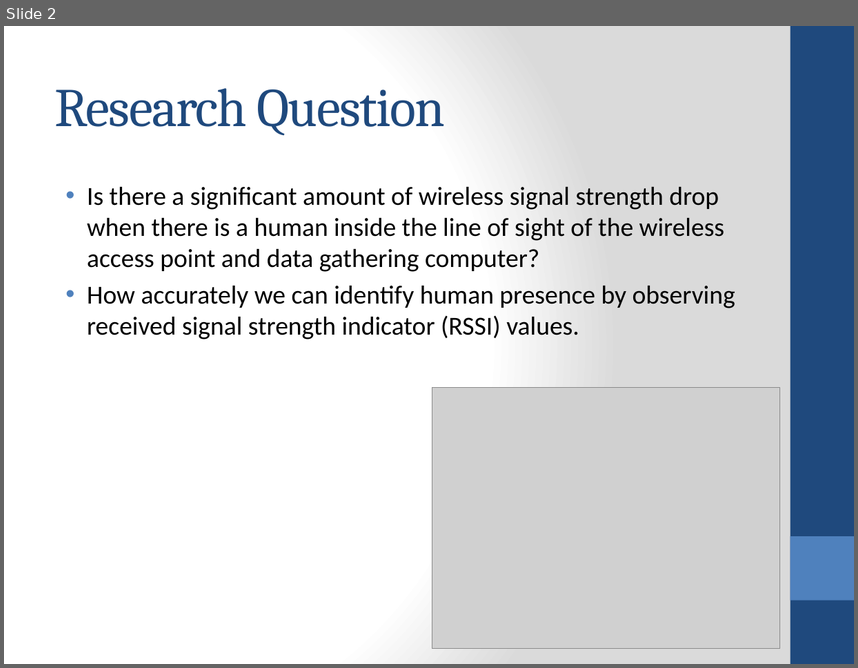
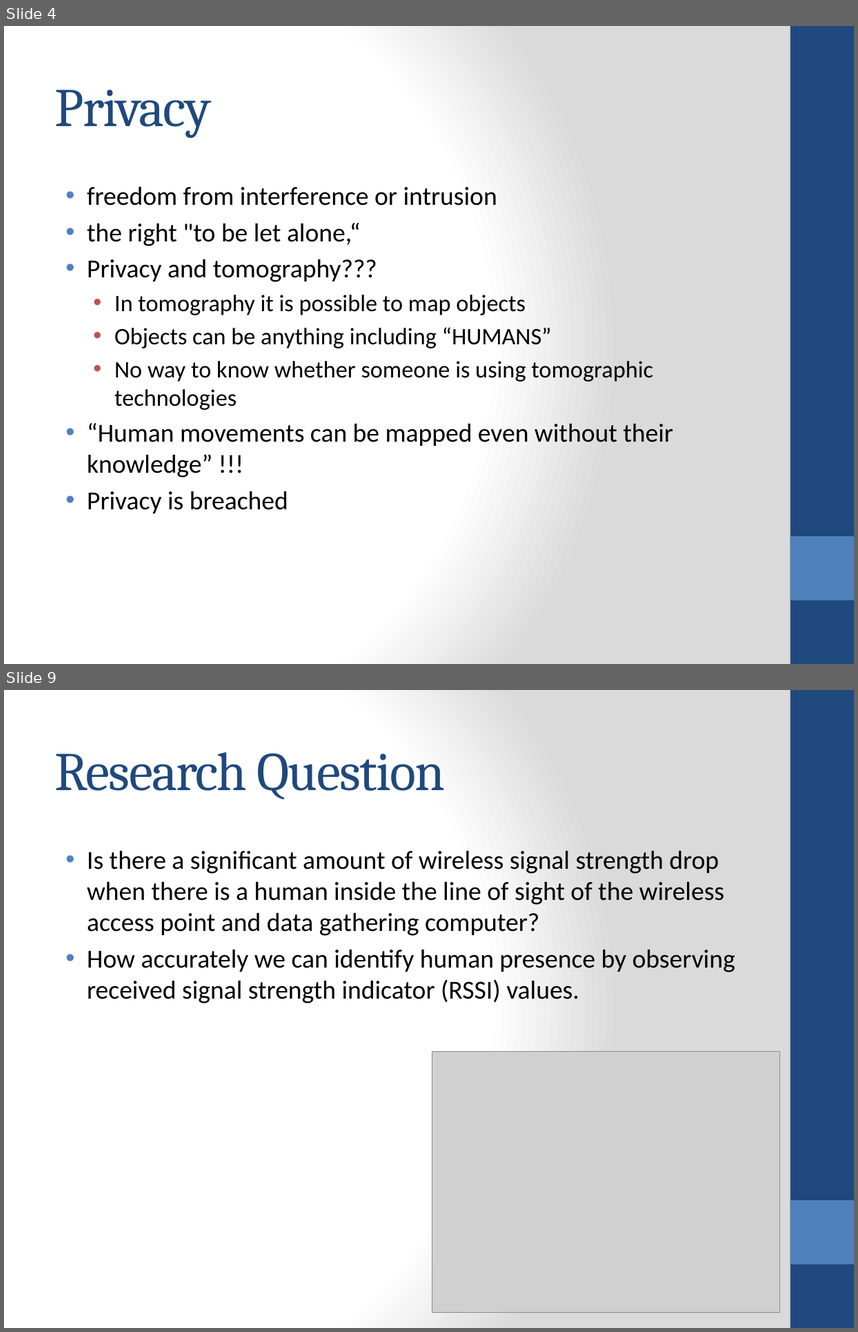
Before and after one commit to jithendra89/research, a slide deck: presentations/interim-final.pptx. Shown one above the other, each under a label of ours: slide 2 before the commit, slides 4 and 9 after it; the slides between them are not shown. The pictures are 858x668 and 858x1332 pixels, drawn with LibreOffice and Linux fonts; fonts in the diff are those of the drawing; grey boxes stand for pictures. Boxes give left, top, right and bottom in pixels: in the first picture for what was removed or moved away, otherwise in the second. Text is boxed around its words. In the diff, an @@ line names an element or a change of style, - is before the commit and + after.

```diff
--- a/presentations/interim-final.pptx
+++ b/presentations/interim-final.pptx
@@ slide 4 added at box(4, 26, 854, 664), background gradient #FFFFFF to #DADADA; not listed: 2 template elements that a slide beside it also shows @@
@@ title added at box(55, 89, 211, 138), 46 pt, text #1F497D @@
+Privacy
@@ text added at box(87, 187, 673, 513), 22 pt, text #000000 @@
+• freedom from interference or intrusion
+• the right "to be let alone,“
+• Privacy and tomography???
+  • In tomography it is possible to map objects
+  • Objects can be anything including “HUMANS”
+  • No way to know whether someone is using tomographic technologies
+• “Human movements can be mapped even without their knowledge” !!!
+• Privacy is breached
@@ what was slide 2 is now slide 9 @@
```
Also in this commit, not shown: 5 slides changed, 8 other slides added, 1 slide removed, 8 other files.
